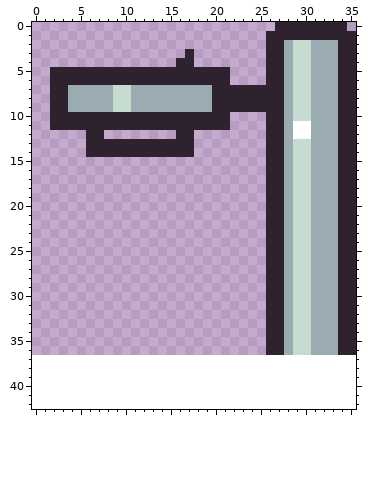
One commit to this pixel-art sprite: Assets/Textures/anim_broken_bottle_grabber/anim_broken_bottle_grabber3.png. The picture above was drawn from the file before the commit.
The file is 36x37 pixels. The old version is drawn lined up with the new one, on the new canvas.
Once edited:
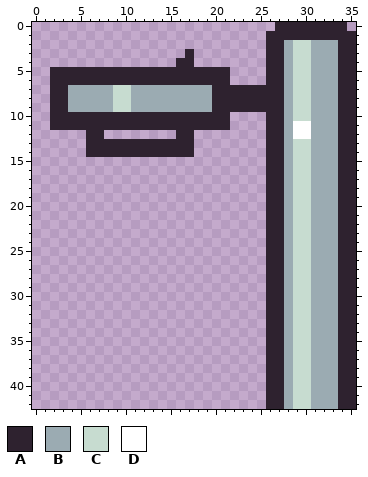
Palette (. is transparent): A #2e222f  B #9babb2  C #c7dcd0  D #ffffff
Difference:
canvas 36x37 -> 36x43
The edit adds colour A in rows 37 to 42 at x 26 to 27 and 34 to 35.
The edit adds colour B in rows 37 to 42 at x 28 and 31 to 33.
The edit adds colour C in rows 37 to 42 at x 29 to 30.
Changed places in both pictures, as pixel boxes (x1, y1, x2, y2):
added: (266, 355, 356, 409)
